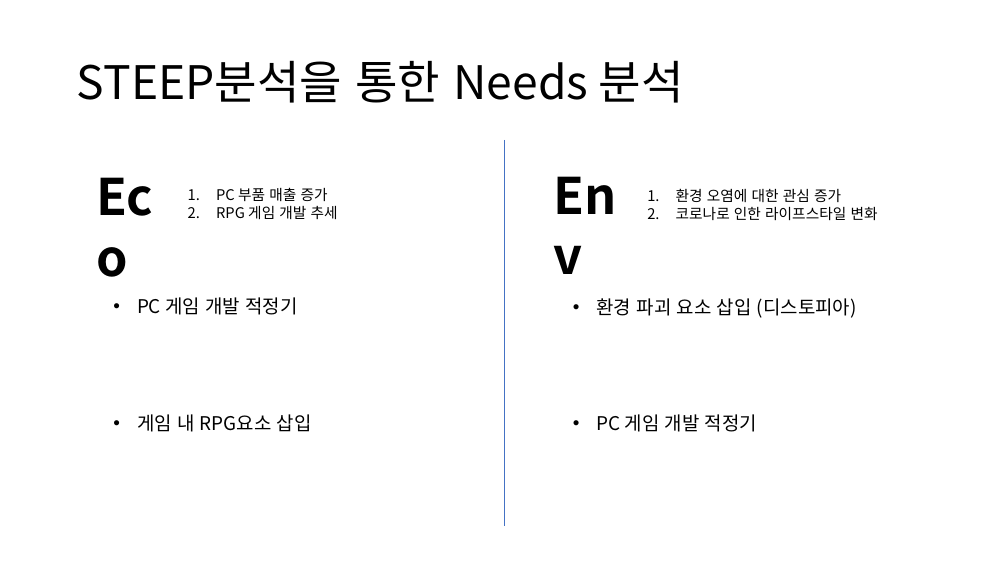
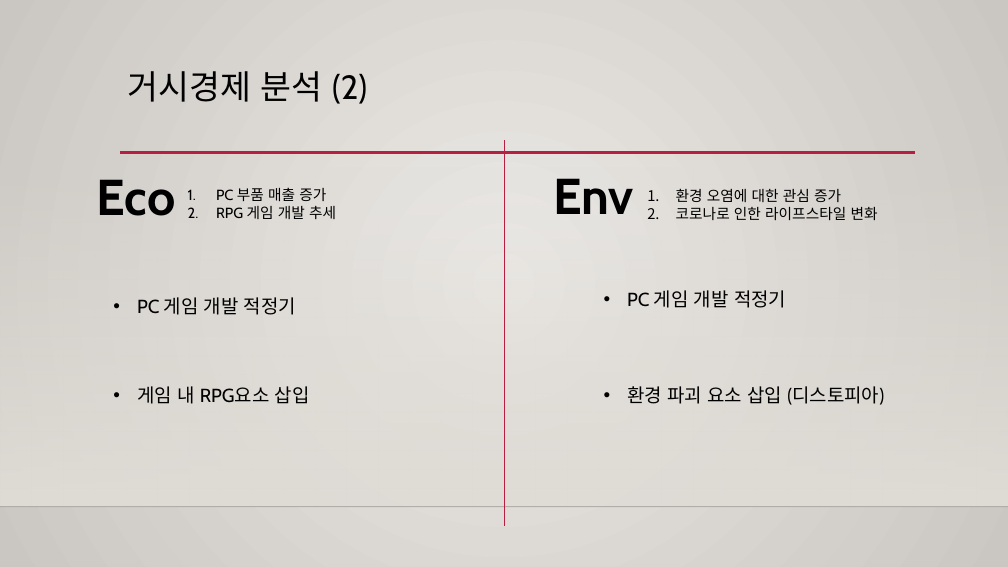
Before and after one commit to dydtjr0316/HellGate, a slide deck: slide 5 of output/10weeks/졸업작품 제안서.pptx (slide 4 before the commit). Drawn at 1008x567 pixels with LibreOffice and Linux fonts; fonts in the diff are those of the drawing; background and template pictures are left out. Boxes give left, top, right and bottom in pixels: in the first picture for what was removed or moved away, otherwise in the second. Text is boxed around its words. In the diff, an @@ line names an element or a change of style, - is before the commit and + after.

```diff
--- a/output/10weeks/졸업작품 제안서.pptx
+++ b/output/10weeks/졸업작품 제안서.pptx
@@ background #FFFFFF to gradient #ECEAE7 to #CAC7C1 @@
@@ title "거시경제 분석 (2)" at (x1=128, y1=71, x2=367, y2=104): vertical alignment middle to top @@
@@ title at (x1=128, y1=71, x2=367, y2=104): text changed; size 44 to 32 pt; font Noto Sans CJK KR to Cabin @@
-STEEP분석을 통한 Needs 분석
+거시경제 분석 (2)
@@ line (504, 140) - (504, 526): stroke #4472C4 0.5 pt to #B71E42 0.75 pt @@
@@ rectangle added at (x1=0, y1=167, x2=1008, y2=507), fill gradient #DFDBD5 @@
@@ line added from (120, 153) to (915, 153), #B71E42 2.5 pt @@
@@ font Noto Sans CJK KR to Cabin in 8 elements at (x1=97, y1=179, x2=176, y2=216), (x1=553, y1=178, x2=633, y2=214), (x1=216, y1=187, x2=336, y2=219), (x1=137, y1=297, x2=296, y2=315), (x1=676, y1=188, x2=878, y2=220), (x1=137, y1=386, x2=310, y2=404), (x1=627, y1=386, x2=884, y2=405), (x1=627, y1=290, x2=786, y2=308) @@
@@ text "PC 게임 개발 적정기" moved from (x1=597, y1=414, x2=757, y2=432) to (x1=627, y1=290, x2=786, y2=308) @@
@@ text "게임 내 RPG요소 삽입" moved from (x1=137, y1=414, x2=312, y2=432) to (x1=137, y1=386, x2=310, y2=404) @@
@@ text "환경 파괴 요소 삽입 (디스토피아)" moved from (x1=597, y1=298, x2=857, y2=318) to (x1=627, y1=386, x2=884, y2=405) @@
@@ line added from (0, 507) to (1008, 507), #000001 1 pt @@
```
Also in this commit, not shown: 8 other slides changed, 5 slides added.
